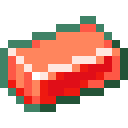
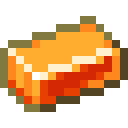
Before/after of a 128px x 128px layered artwork. What changed in the layer stack:
pixels changed over [0, 16, 128, 112] (layer not identified)
